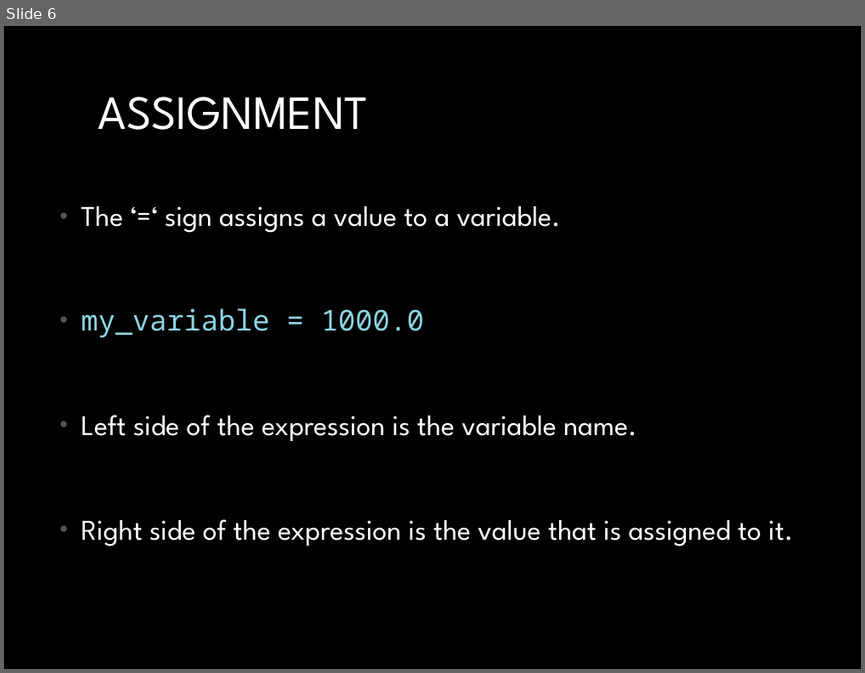
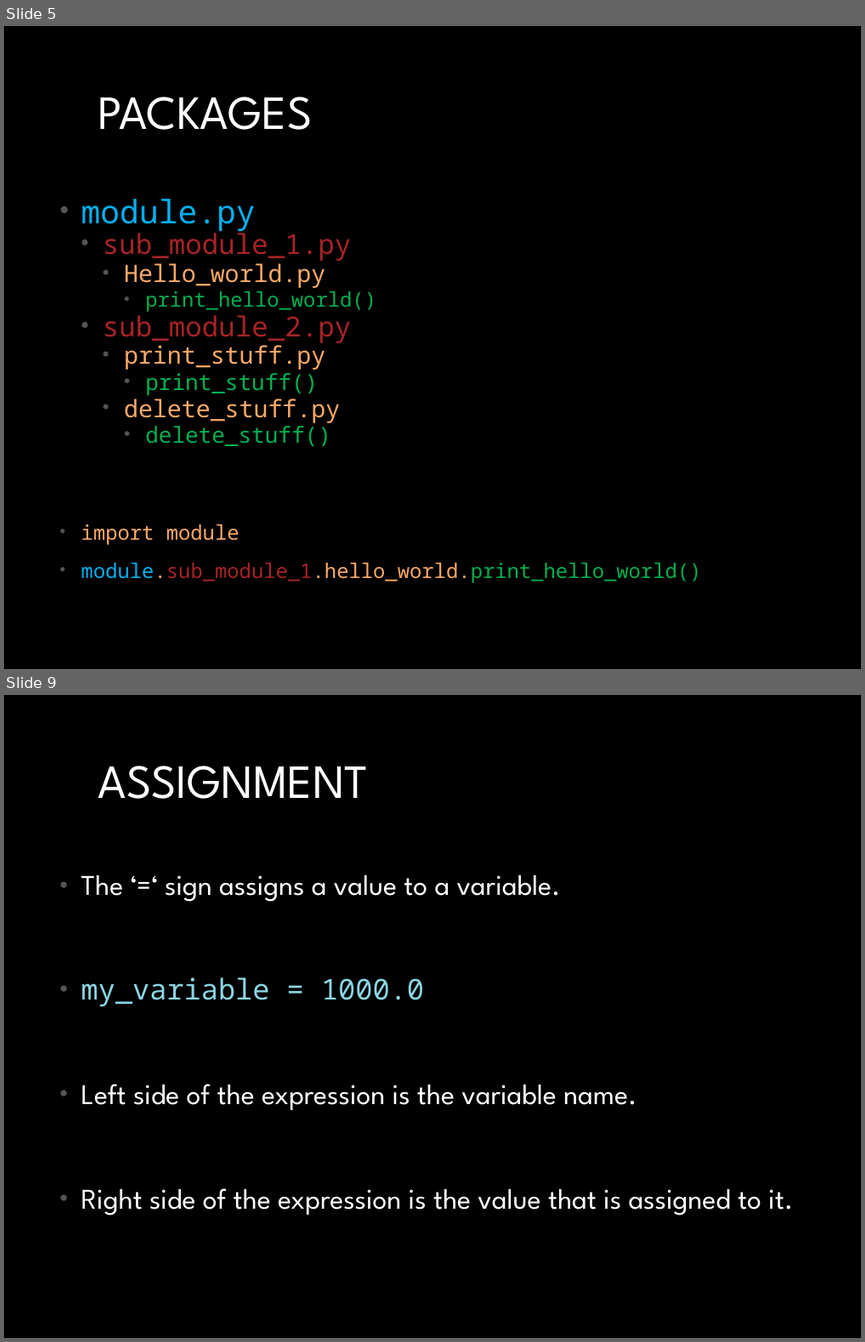
Before and after one commit to MichaelTroyer/Learning_Python_For_Fun_and_Profit, a slide deck: 2. Basics/Python_Basics.pptx. Shown one above the other, each under a label of ours: slide 6 before the commit, slides 5 and 9 after it; the slides between them are not shown. The pictures are 865x673 and 865x1342 pixels, drawn with LibreOffice and Linux fonts; fonts in the diff are those of the drawing. Boxes give left, top, right and bottom in pixels: in the first picture for what was removed or moved away, otherwise in the second. Text is boxed around its words. In the diff, an @@ line names an element or a change of style, - is before the commit and + after.

```diff
--- a/2. Basics/Python_Basics.pptx
+++ b/2. Basics/Python_Basics.pptx
@@ slide 5 added at bbox=[4, 26, 861, 669], background #000000 @@
@@ title added at bbox=[98, 97, 313, 130], 40 pt, text #FFFFFF @@
+PACKAGES
@@ text added at bbox=[81, 199, 702, 583], 17.1 pt, text #FAA966 @@
+• module.py
+  • sub_module_1.py
+    • Hello_world.py
+      • print_hello_world()
+  • sub_module_2.py
+    • print_stuff.py
+      • print_stuff()
+    • delete_stuff.py
+      • delete_stuff()
+• import module
+• module.sub_module_1.hello_world.print_hello_world()
@@ what was slide 6 is now slide 9 @@
```
Also in this commit, not shown: 7 slides changed, 11 other slides added, 5 other files.
